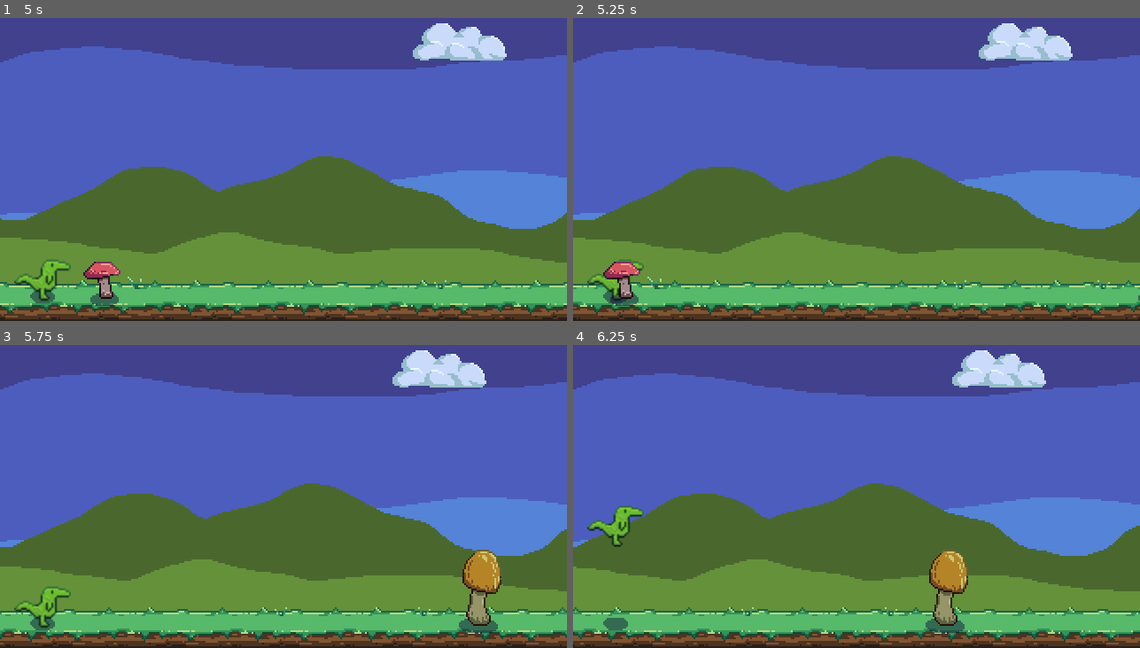
Above: before the commit, frames 1-4 (two rows, left to right).
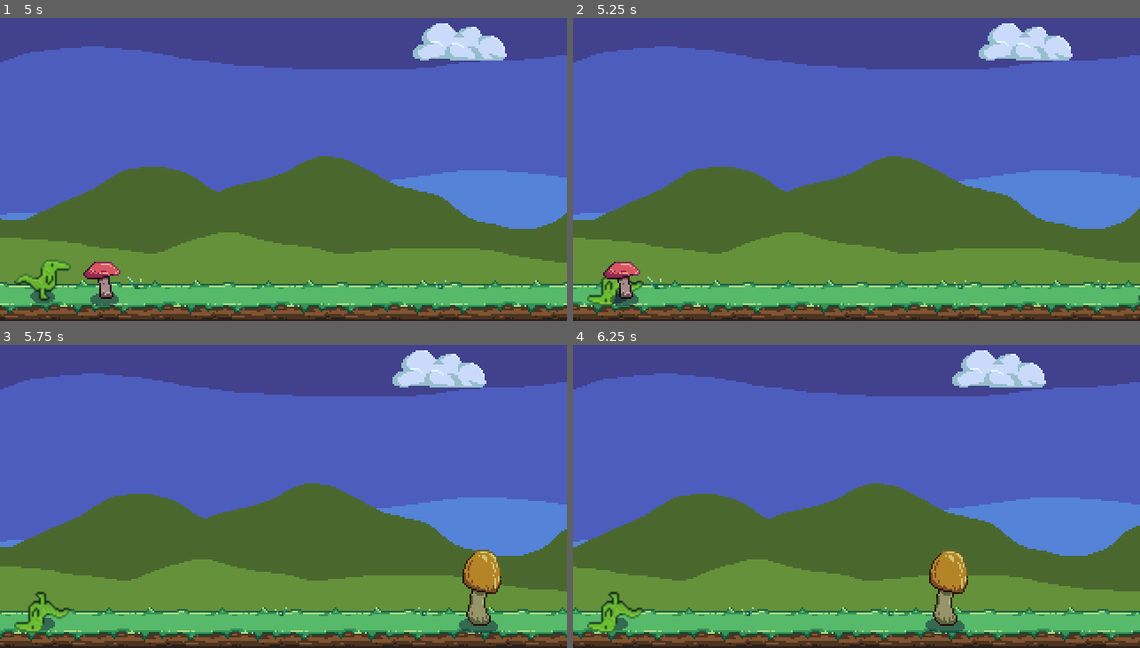
Above: after the commit, the same moments.

Repository: zMenta/DinosaurRun
Game: Godot game, scene res://main/Main.tscn
The game is run twice, just before and just after one commit, with the same random seed, the same clock (stepped at 60 frames per second) and the same inputs.
Inputs:
- Up to frame 1 (5 s): tap Space (jump) at 0.77, 1.52, 3.02, 3.77, 4.52 s
- Up to frame 2 (5.25 s): no input
- Up to frame 3 (5.75 s): no input
- Up to frame 4 (6.25 s): tap Space (jump) at 6.02 s

Frame 1 is identical in both runs. In frame 2, 0.4% of the frame differs, in the area x 2-13%, y 79-96%; in frame 3, 0.7%; in frame 4, 1.1%, in the area x 2-13%, y 52-96%.

Commit message:
player died

Diff:
--- a/DinosaurRun/scenes/player/Player.gd
+++ b/DinosaurRun/scenes/player/Player.gd
@@ -46,5 +46,4 @@
 
 func _on_HitBox_area_entered(area:Area2D) -> void:
 	if area.name == "ObstacleHitbox":
-		# player.death()
-		pass
+		death()
